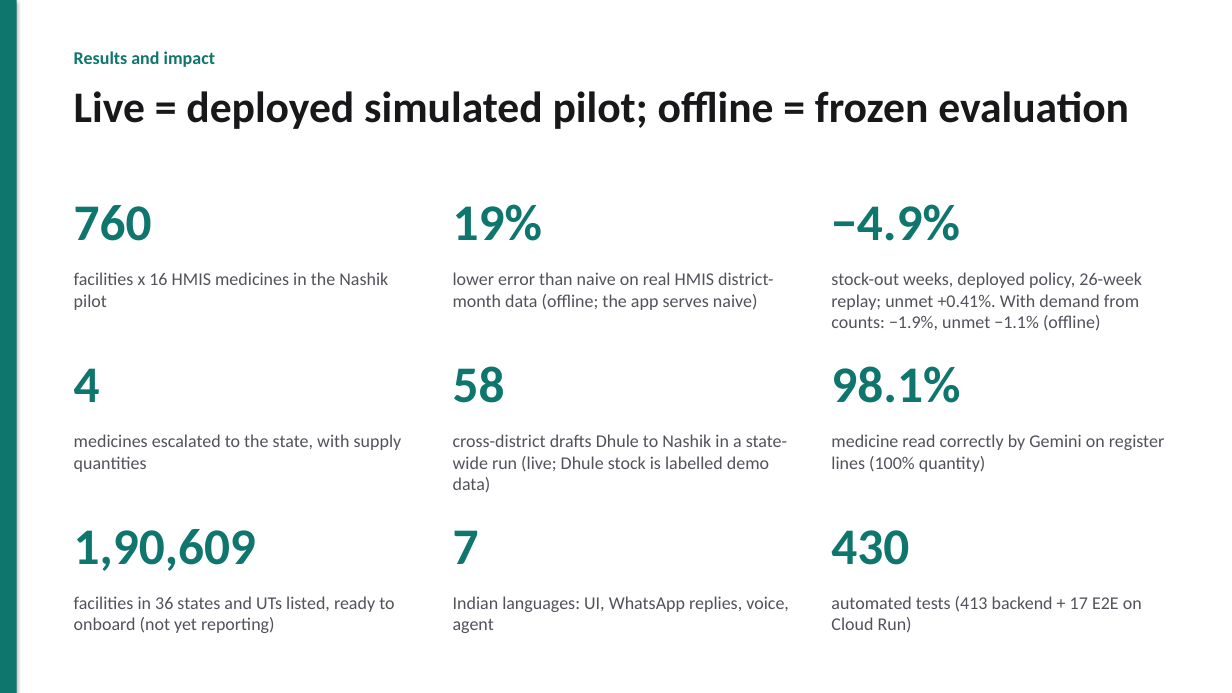
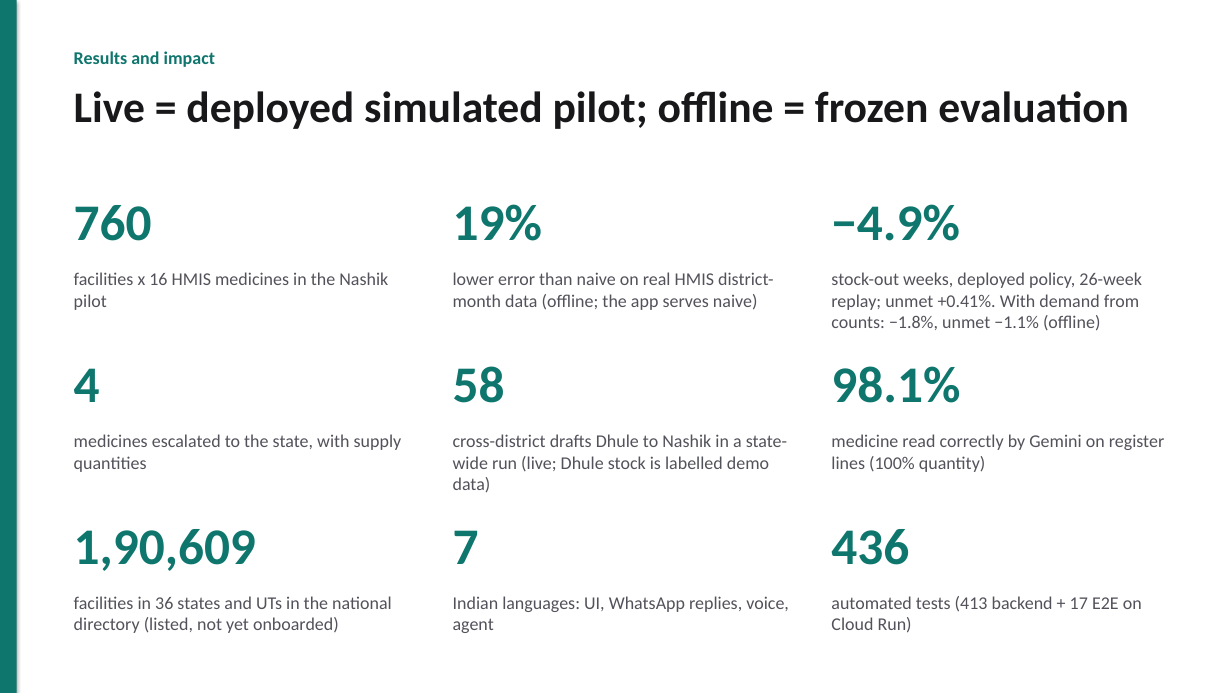
Before and after one commit to akshat333-debug/AushadhiNet, a slide deck: slide 9 of docs/pitch/AushadhiNet-pitch.pptx. Drawn at 1232x693 pixels with LibreOffice and Linux fonts; fonts in the diff are those of the drawing. Boxes give left, top, right and bottom in pixels: in the first picture for what was removed or moved away, otherwise in the second. Text is boxed around its words. In the diff, an @@ line names an element or a change of style, - is before the commit and + after.

```diff
--- a/docs/pitch/AushadhiNet-pitch.pptx
+++ b/docs/pitch/AushadhiNet-pitch.pptx
@@ text at box(831, 272, 1142, 331): text changed @@
-stock-out weeks, deployed policy, 26-week replay; unmet +0.41%. With demand from counts: −1.9%, unmet −1.1% (offline)
+stock-out weeks, deployed policy, 26-week replay; unmet +0.41%. With demand from counts: −1.8%, unmet −1.1% (offline)
@@ text at box(831, 529, 909, 565): text changed @@
-430
+436
@@ text at box(74, 596, 392, 633): text changed @@
-facilities in 36 states and UTs listed, ready to onboard (not yet reporting)
+facilities in 36 states and UTs in the national directory (listed, not yet onboarded)
```
Also in this commit, not shown: 32 other files.
